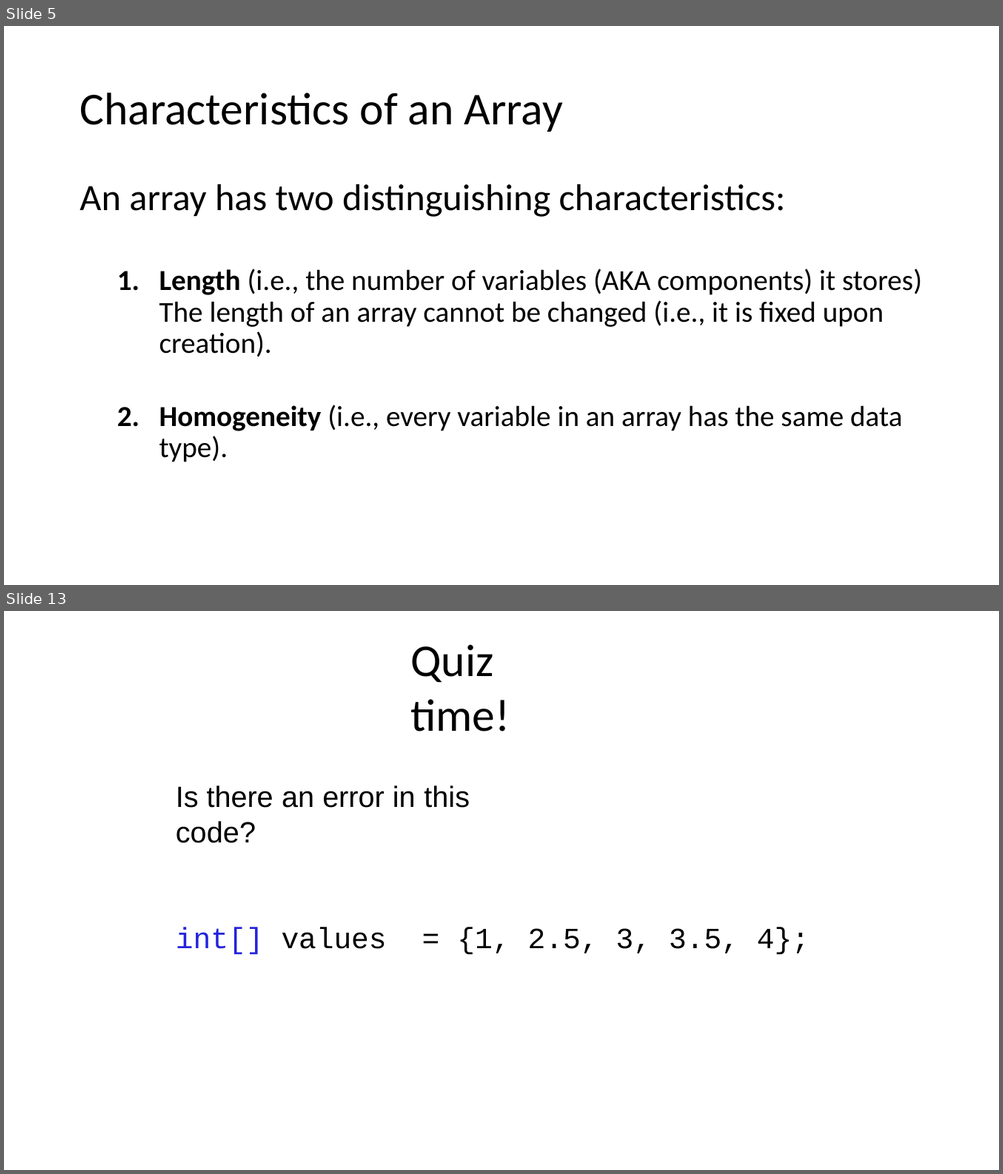
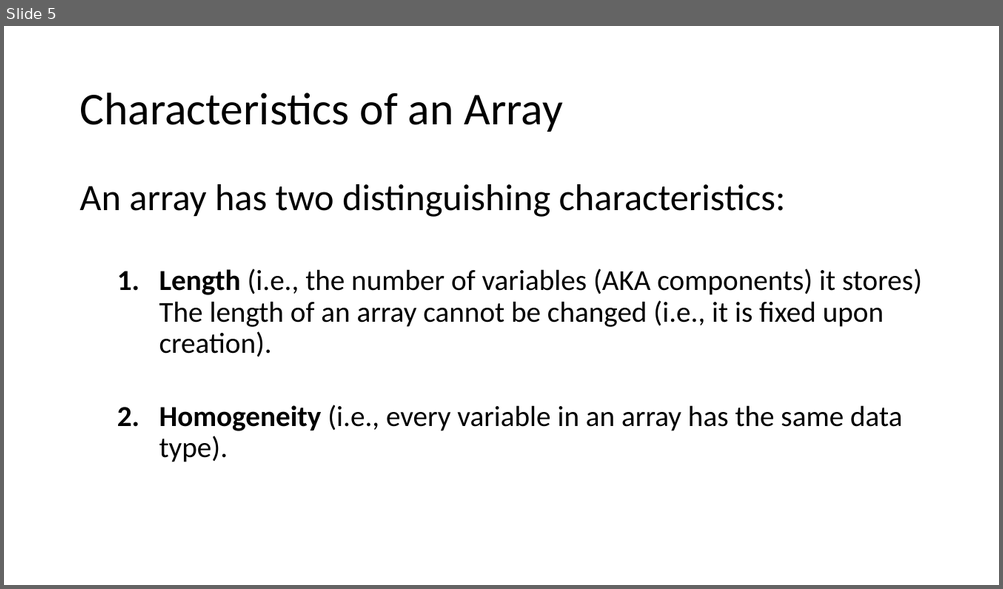
Before and after one commit to danielcregg/powerpoint-to-video, a slide deck: Java Arrays.pptx. Shown one above the other, each under a label of ours: slides 5 and 13 before the commit, slide 5 after it; the slides between them are not shown. The pictures are 1003x1174 and 1003x589 pixels, drawn with LibreOffice and Linux fonts; fonts in the diff are those of the drawing. Boxes give left, top, right and bottom in pixels: in the first picture for what was removed or moved away, otherwise in the second. Text is boxed around its words. In the diff, an @@ line names an element or a change of style, - is before the commit and + after.

```diff
--- a/Java Arrays.pptx
+++ b/Java Arrays.pptx
@@ slide 13 removed at (x1=4, y1=611, x2=999, y2=1170), background #FFFFFF @@
@@ title removed at (x1=410, y1=644, x2=509, y2=732) @@
-Quiz time!
@@ text removed at (x1=176, y1=786, x2=469, y2=843) @@
-Is there an error in this code?
@@ text removed at (x1=176, y1=928, x2=387, y2=955) @@
-int[] values
@@ text removed at (x1=457, y1=928, x2=809, y2=955) @@
-= {1, 2.5, 3, 3.5, 4};
```
Also in this commit, not shown: 15 other slides removed.
